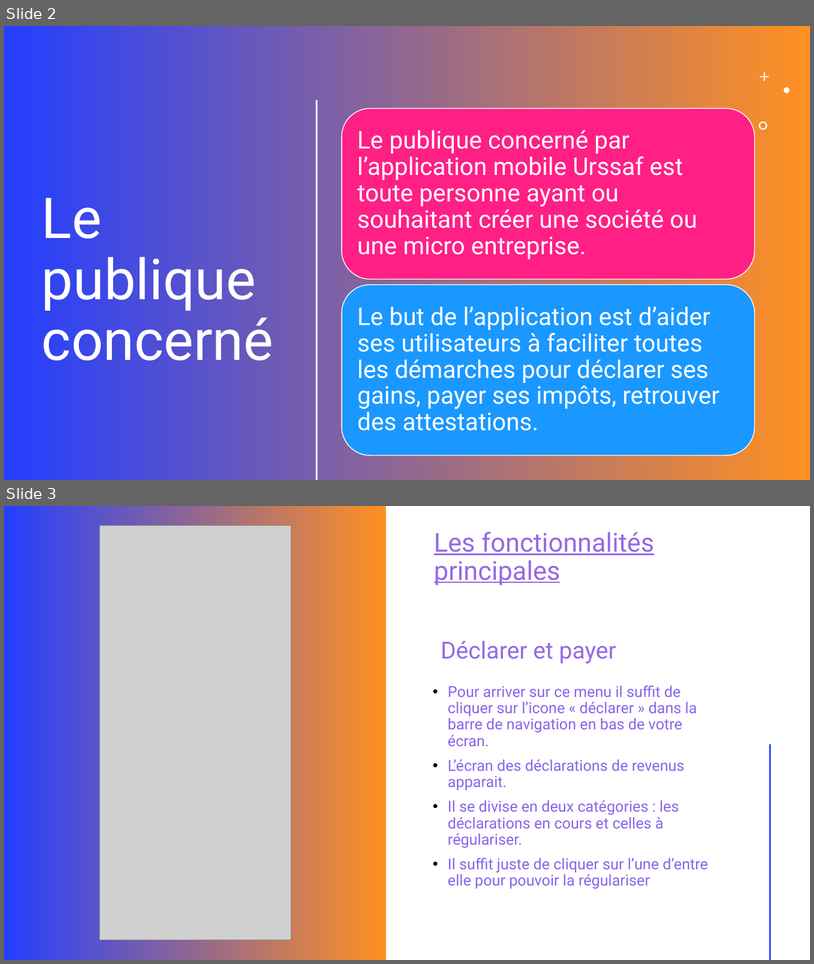
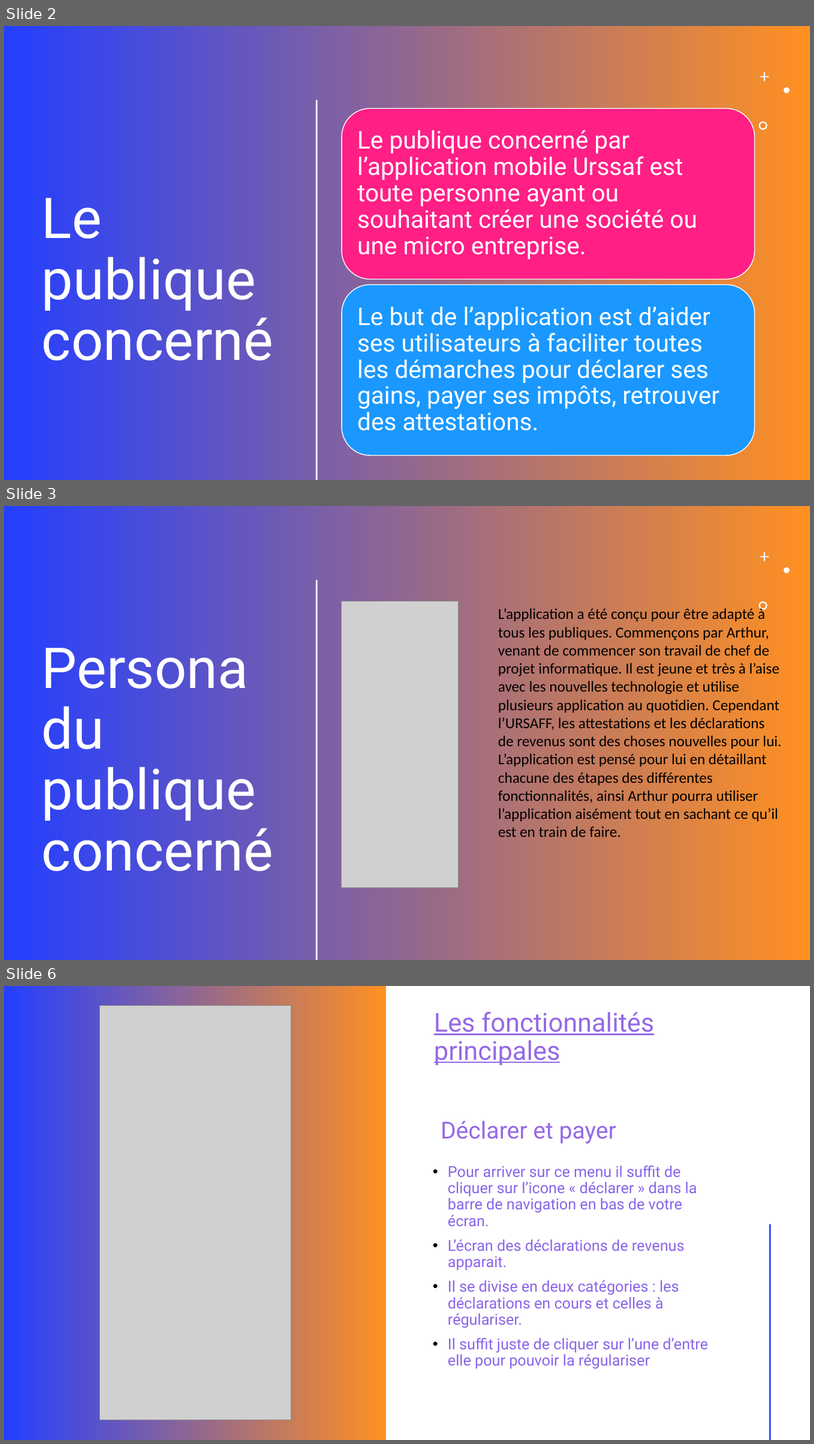
Before and after one commit to Dayvin30/UI-UX-Studi, a slide deck: Présentation powerpoint/L’Application mobile Urssaf.odp. Shown one above the other, each under a label of ours: slides 2 and 3 before the commit, slides 2, 3 and 6 after it; the slides between them are not shown. The pictures are 814x964 and 814x1444 pixels, drawn with LibreOffice and Linux fonts; fonts in the diff are those of the drawing; grey boxes stand for pictures. Boxes give left, top, right and bottom in pixels: in the first picture for what was removed or moved away, otherwise in the second. Text is boxed around its words. In the diff, an @@ line names an element or a change of style, - is before the commit and + after.

```diff
--- a/Présentation powerpoint/L’Application mobile Urssaf.odp
+++ b/Présentation powerpoint/L’Application mobile Urssaf.odp
@@ slide 3 added at (4, 506, 810, 960), background gradient #F6F8FC to #ABC0E4; not listed: 1 template element that a slide beside it also shows @@
@@ freeform shape added at (4, 506, 810, 960), fill gradient #243FFF to #FF9022 @@
@@ freeform shape added at (760, 552, 769, 561), fill #FFFFFF @@
@@ freeform shape added at (785, 567, 791, 573), fill #FFFFFF @@
@@ line added from (317, 581) to (317, 959), #FFFFFF 2.01 pt @@
@@ picture added at (342, 601, 459, 888) @@
@@ text added at (498, 607, 782, 837), 18 pt, text #000000 @@
+L’application a été conçu pour être adapté à tous les publiques. Commençons par Arthur, venant de commencer son travail de chef de projet informatique. Il est jeune et très à l’aise avec les nouvelles technologie et utilise plusieurs application au quotidien. Cependant l’URSAFF, les attestations et les déclarations de revenus sont des choses nouvelles pour lui.
+L’application est pensé pour lui en détaillant chacune des étapes des différentes fonctionnalités, ainsi Arthur pourra utiliser l’application aisément tout en sachant ce qu’il est en train de faire.
@@ freeform shape added at (759, 601, 768, 610), fill #FFFFFF @@
@@ title added at (42, 648, 273, 871), 67 pt, text #FFFFFF @@
+Persona du publique concerné
@@ what was slide 3 is now slide 6 @@
```
Also in this commit, not shown: 2 slides changed, 3 other slides added, 4 other files.
